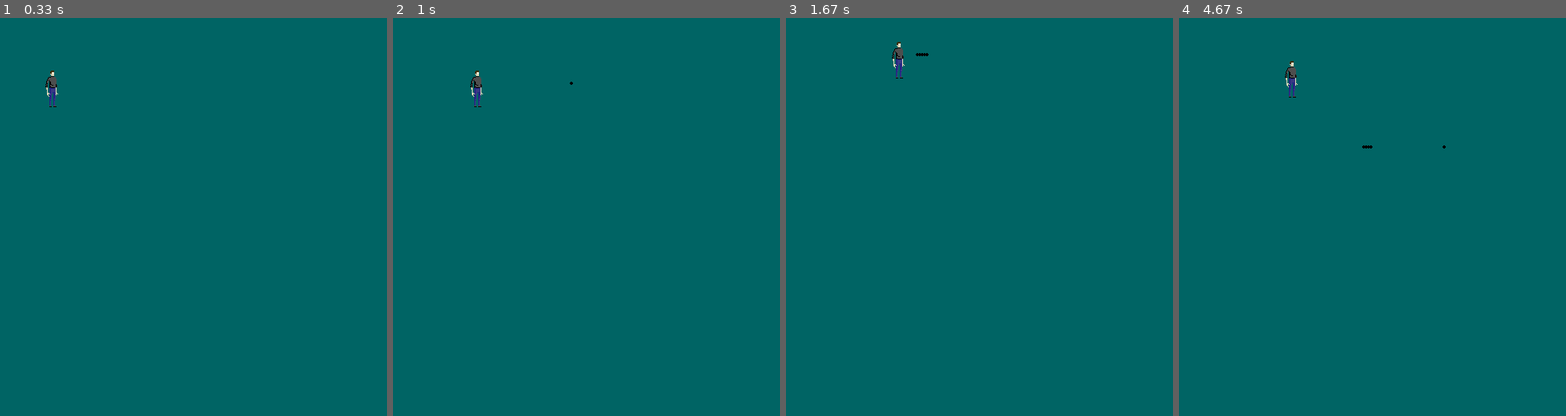
Above: before the commit, frames 1-4 (left to right).
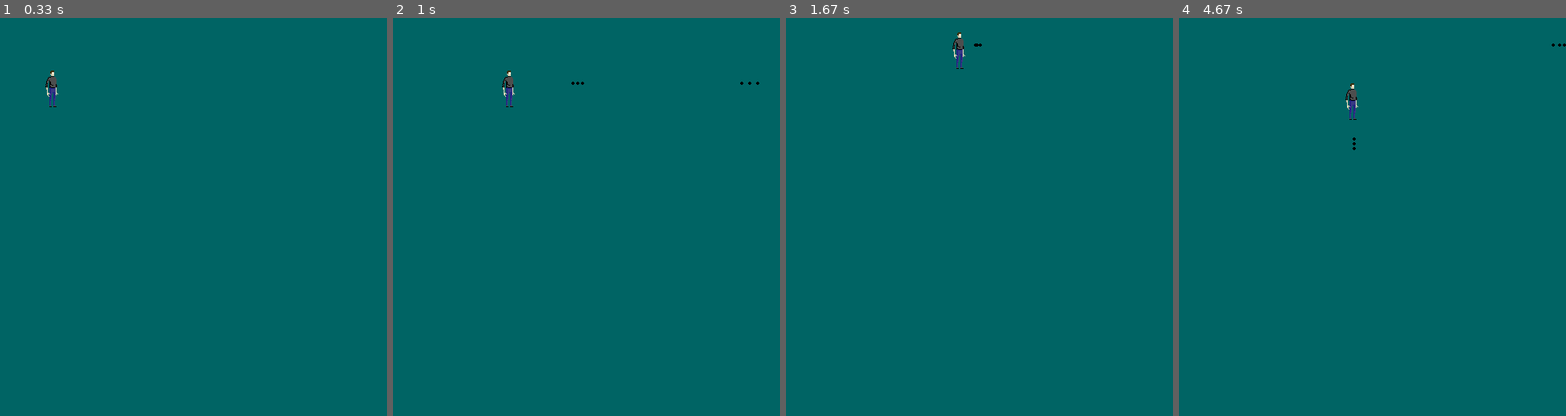
Above: after the commit, the same moments.

Repository: MitrB/PygameYeet
Game: pygame game, started from Master of none/main.py
The game is run twice, just before and just after one commit, with the same random seed, the same clock (stepped at 60 frames per second) and the same inputs.
Inputs:
- Up to frame 1 (0.33 s): no input
- Up to frame 2 (1 s): tap Space at 0.33, 0.73 s; hold Right from 0.67 s (still down)
- Up to frame 3 (1.67 s): tap Space at 1.03, 1.23, 1.57 s; release Right at 1.13 s; hold Up 1.17-1.47 s; hold Right from 1.5 s (still down)
- Up to frame 4 (4.67 s): tap Space at 1.87, 2.07, 2.37, 2.63, 2.97, 3.27, 3.4, 3.8, 4.1, 4.47 s; release Right at 1.97 s; hold Left 2-2.53 s; hold Down 2.57-2.87 s; hold Left 2.9-3.3 s; hold Up 3.33-3.7 s; hold Right 3.73-4.37 s; hold Down from 4.4 s (still down)

Frame 1 is identical in both runs. In frame 2, 0.3% of the frame differs, in the area x 19-95%, y 13-23%; in frame 3, 0.3%; in frame 4, 0.4%, in the area x 27-100%, y 6-34%.

Commit message:
projectiles fixed

Diff:
--- a/Master of none/classes.py
+++ b/Master of none/classes.py
@@ -1,13 +1,15 @@
 import pygame
 
 class projectile(object):
-    def __init__(self, x, y, radius, color, facing):
+    def __init__(self, x, y, radius, color, dirx, diry):
         self.x = x
         self.y = y
         self.radius = radius
         self.color = color
-        self.facing = facing
-        self.vel = 4 * facing
+        self.dirx = dirx
+        self.diry = diry
+        self.velx = 10 * dirx
+        self.vely = 10 * diry
 
     def draw(self, win):
         pygame.draw.circle(win, self.color, (self.x,self.y), self.radius)
--- a/Master of none/main.py
+++ b/Master of none/main.py
@@ -33,49 +33,67 @@
     if key[pygame.K_LEFT] and character.x > character.vel:
         character.x -= character.vel
         character.left = True
+        character.last = "left"
     else:
         character.left = False
     if key[pygame.K_RIGHT] and character.x < window[0] - character.vel - character.width:
         character.x += character.vel
         character.right = True
+        character.last = "right"
     else:
         character.right = False
     if key[pygame.K_UP] and character.y > character.vel:
         character.y -= character.vel
         character.up = True
+        character.last = "up"
     else:
         character.up = False
     if key[pygame.K_DOWN]and character.y < window[1] - character.vel - character.height:
         character.y += character.vel
         character.down = True
+        character.last = "down"
     else:
         character.down = False
+
     if key[pygame.K_SPACE]:
-        if character.left or character.up:
-            facing = -1
+        if character.left:
+            dirx = -1
+        elif character.right:
+            dirx = 1
         else:
-            facing = 1
-        if len(projectiles) < 5:
-            projectiles.append(cl.projectile(round(character.x + character.width//2), round(character.y + character.height//2), 2, (0,0,0), facing))
+            dirx = 0
+
+        if character.up:
+            diry = -1
+        elif character.down:
+            diry = 1
+        else:
+            diry = 0
+
+        if dirx == 0 and diry == 0:
+            if character.last == "right":
+                dirx = 1
+            if character.last == "left":
+                dirx = -1
+            if character.last == "down":
+                diry = 1
+            if character.last == "up":
+                diry = -1
+        if len(projectiles) < 1000:
+            projectiles.append(cl.projectile(round(character.x + character.width//2), round(character.y + character.height//2), 2, (0,0,0), dirx, diry))
     return
 
 
 run = True
 while run:
-    clock.tick(120)
+    clock.tick(60)
     #pygame.time.delay(50)
     print(projectiles)
     for proj in projectiles:
         if proj.x < window[0] and proj.x > 0 \
         and proj.y < window[1] and proj.y > 0:
-            if character.right:
-                proj.x += proj.vel
-            if character.left:
-                proj.x -= proj.vel
-            if character.up:
-                proj.y -= proj.vel
-            if character.down:
-                proj.y += proj.vel
+            proj.x += proj.velx
+            proj.y += proj.vely
         else:
             projectiles.pop(projectiles.index(proj))
 
--- a/Master of none/player.py
+++ b/Master of none/player.py
@@ -7,7 +7,7 @@
         self.y = y
         self.width = width
         self.height = height
-        self.vel = 1
+        self.vel = 4
 
         self.up = False
         self.right = False
@@ -17,10 +17,3 @@
 
     def draw(self, win):
         win.blit(guy, (self.x, self.y))
-
-    def movementtrack(self, direction):
-        for i in [self.up, self.right, self.down, self.left]:
-            if direction != i:
-                i = False
-            else:
-                i = True
